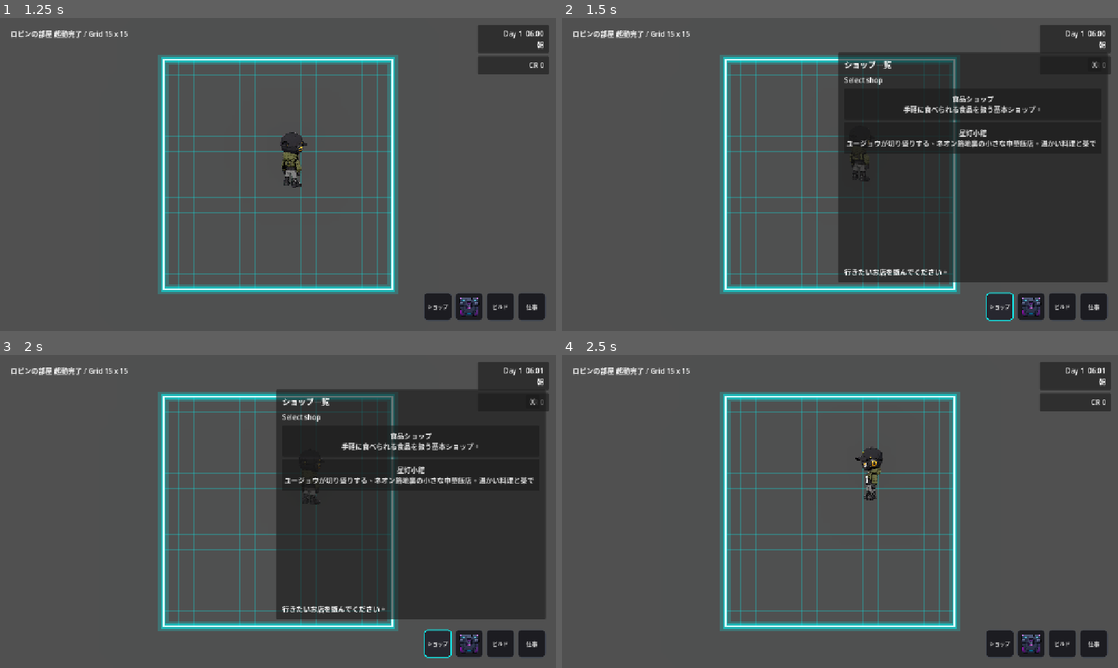
Above: before the commit, frames 1-4 (two rows, left to right).
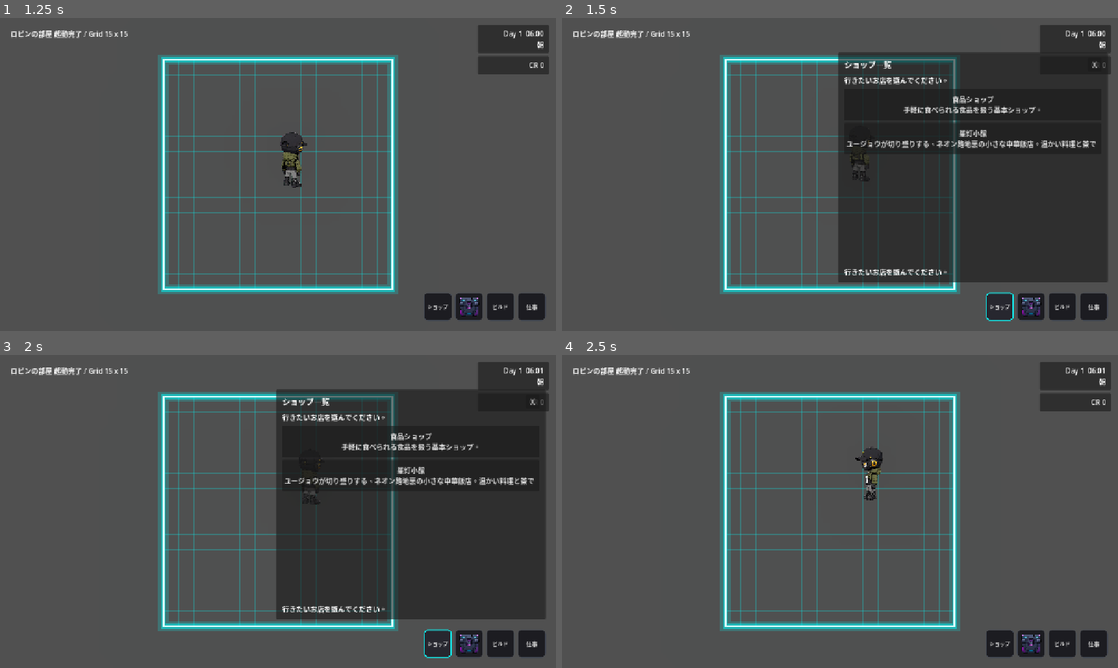
Above: after the commit, the same moments.

Repository: grimoire1089-coder/optimistic
Game: Godot game, scene res://Scenes/Boot/TitleScene.tscn
Two runs of this game, one before a commit and one after it. Both use one fixed random seed, a clock stepped at 60 frames per second and the inputs below.
Inputs:
- Up to frame 1 (1.25 s): click "はじめる" at 0.5 s
- Up to frame 2 (1.5 s): click "ショップ" at 1.25 s
- Up to frame 3 (2 s): no input
- Up to frame 4 (2.5 s): click "X" at 2 s

Frame 1 is identical in both runs. In frame 2, 1.0% of the frame differs, in the area x 50-96%, y 18-44%; in frame 3, 1.0%; in frame 4, nothing differs.

Commit message:
Set Japanese labels in shop menu runtime

Diff:
--- a/Scripts/UI/Shop/ShopMenu.gd
+++ b/Scripts/UI/Shop/ShopMenu.gd
@@ -9,6 +9,7 @@
 @onready var back_button: Button = $MarginContainer/Rows/Header/BackButton
 @onready var close_button: Button = $MarginContainer/Rows/Header/CloseButton
 @onready var shop_list_view: VBoxContainer = $MarginContainer/Rows/ShopListView
+@onready var guide_label: Label = $MarginContainer/Rows/ShopListView/GuideLabel
 @onready var shop_list: VBoxContainer = $MarginContainer/Rows/ShopListView/ShopListScroll/ShopList
 @onready var shop_detail_view: VBoxContainer = $MarginContainer/Rows/ShopDetailView
 @onready var portrait_rect: TextureRect = $MarginContainer/Rows/ShopDetailView/ShopTopArea/PortraitFrame/Portrait
@@ -25,6 +26,9 @@
 func _ready() -> void:
 	visible = false
 	add_to_group(&"shop_menu")
+	back_button.text = "戻る"
+	close_button.text = "X"
+	guide_label.text = "行きたいお店を選んでください。"
 	back_button.pressed.connect(_on_back_pressed)
 	close_button.pressed.connect(close_menu)
 	_connect_wallet_signal()
